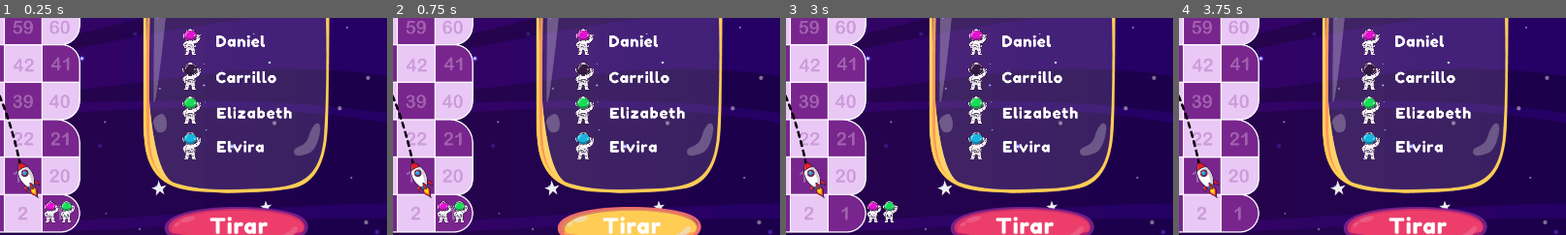
Above: before the commit, frames 1-4 (left to right).
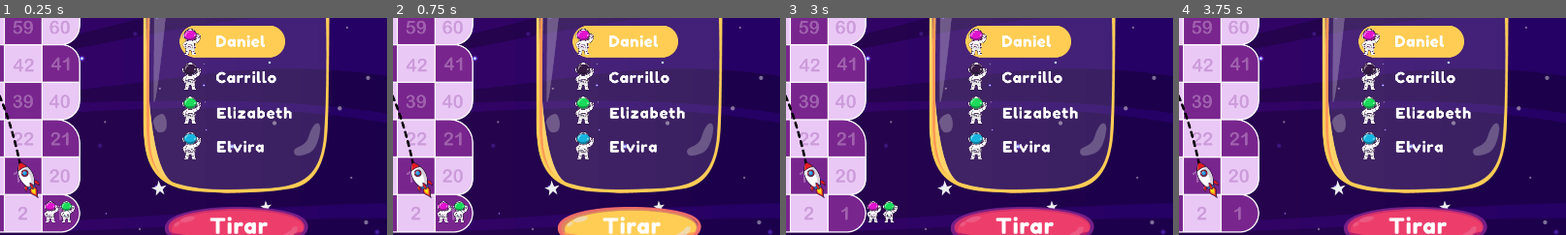
Above: after the commit, the same moments.

Repository: carrilloycardenas/Carrera-espacial
Game: Godot game, scene res://tablero/tablero.tscn
Two runs of this game, one before a commit and one after it. Both use one fixed random seed, a clock stepped at 60 frames per second and the inputs below. The project has no main scene, so this scene is started directly.
Inputs (mouse positions are % of the whole screen's width and height, from its top left):
- Up to frame 1 (0.25 s): no input
- Up to frame 2 (0.75 s): click (81, 91) at 0.5 s
- Up to frame 3 (3 s): click (86, 9) at 1.25 s; click (80, 9) at 2 s; hold Right (ui_right) from 2.78 s (still down)
- Up to frame 4 (3.75 s): release Right (ui_right) at 3.53 s; hold Down (ui_down) from 3.53 s (still down)
The pictures show only the part of the screen within x 50-100%, y 43-93%; the shares and areas given below are measured in that part.

The runs differ from the first frame. In frame 1, 3.2% of the frame differs, in the area x 46-74%, y 3-19%; in frame 2, 3.2%; in frame 3, 3.2%; in frame 4, 3.2%.

Commit message:
cambios after pruebas

Diff:
--- a/scripts/tablero.gd
+++ b/scripts/tablero.gd
@@ -61,6 +61,7 @@
 
 
 func _on_TextureButton_pressed():
+	print('holasientro')
 	if($pregunta/btnRes2.pressed):
 		ans_state = true
 	preg_state = true
@@ -73,6 +74,7 @@
 
 func preg():
 	if(preg_state):
+		preg_state = false
 		return ans_state
 	else:
 		get_node("pregunta").visible = true
@@ -93,3 +95,17 @@
 
 func _on_btnokcorrecto_pressed():
 	get_node("correcto").visible = false
+
+
+func _on_btnsalirpopup_pressed():
+	get_tree().quit()
+
+
+func _on_btnRegRes_pressed():
+	print('holasientro')
+	print($pregunta/btnRes2.pressed)
+	if($pregunta/btnRes2.pressed):
+		ans_state = true
+	preg_state = true
+	$pregunta.visible = false
+	function_save.resume()
--- a/tablero/tablero.tscn
+++ b/tablero/tablero.tscn
@@ -47,6 +47,7 @@
 [ext_resource path="res://assets/PREGUNTAS/boton-aceptar-hover.png" type="Texture" id=45]
 [ext_resource path="res://tablero/pregFont.tres" type="DynamicFont" id=46]
 [ext_resource path="res://assets/PREGUNTAS/boton-aceptar.png" type="Texture" id=47]
+[ext_resource path="res://assets/hover-turno-jugador.png" type="Texture" id=48]
 
 [sub_resource type="DynamicFont" id=1]
 size = 37
@@ -86,6 +87,11 @@
 position = Vector2( 825.008, 287.5 )
 scale = Vector2( 0.533657, 0.533057 )
 texture = ExtResource( 2 )
+
+[node name="Hover-turno-jugador" type="Sprite" parent="Fondo-espacio-dado"]
+position = Vector2( -9.88397, -14.0698 )
+scale = Vector2( 0.903243, 0.90426 )
+texture = ExtResource( 48 )
 
 [node name="Astronauta-1-rosa" type="Sprite" parent="Fondo-espacio-dado"]
 position = Vector2( -110.573, -13.0417 )
@@ -249,7 +255,7 @@
 position = Vector2( 721.067, 278.4 )
 scale = Vector2( 0.41, 0.41 )
 
-[node name="btn-salir" type="TextureButton" parent="salir"]
+[node name="btn-salir-popup" type="TextureButton" parent="salir"]
 margin_left = 347.733
 margin_top = 333.333
 margin_right = 927.733
@@ -384,7 +390,7 @@
 text = "3asd"
 autowrap = true
 
-[node name="TextureButton" type="TextureButton" parent="pregunta"]
+[node name="btnRegRes" type="TextureButton" parent="pregunta"]
 margin_left = 439.467
 margin_top = 380.8
 margin_right = 1228.47
@@ -498,5 +504,6 @@
 [connection signal="pressed" from="btn-tirar" to="." method="_on_btntirar_pressed"]
 [connection signal="pressed" from="btn-salir" to="." method="_on_btnsalir_pressed"]
 [connection signal="pressed" from="salir/btn-regresar" to="." method="_on_btnregresar_pressed"]
-[connection signal="pressed" from="salir/btn-salir" to="." method="_on_TextureButton_pressed"]
+[connection signal="pressed" from="salir/btn-salir-popup" to="." method="_on_btnsalirpopup_pressed"]
+[connection signal="pressed" from="pregunta/btnRegRes" to="." method="_on_btnRegRes_pressed"]
 [connection signal="pressed" from="correcto/btn-ok-correcto" to="." method="_on_btnokcorrecto_pressed"]
Not shown: 1 places in tablero/tablero.tscn that only renumber resources
